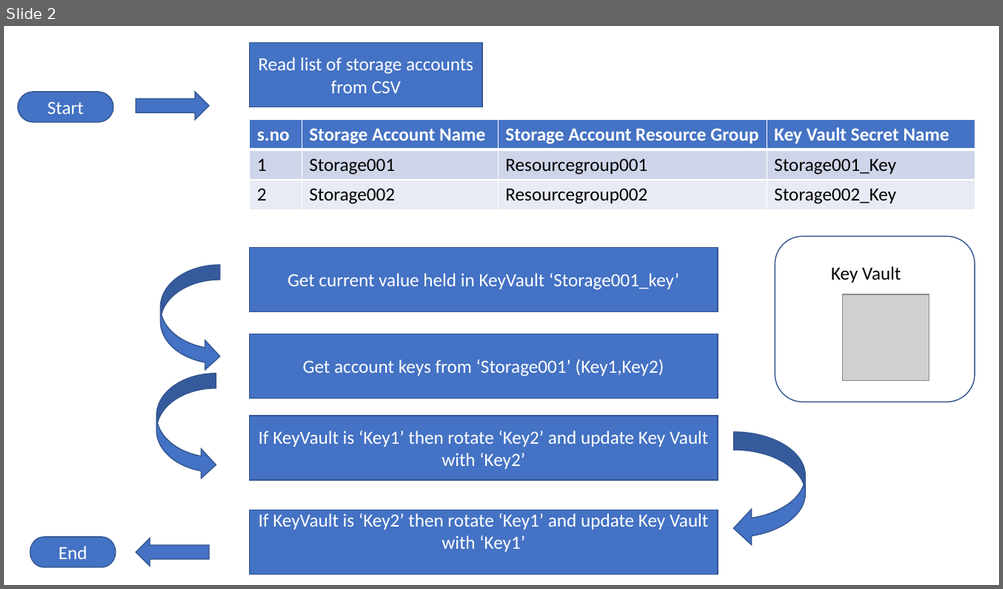
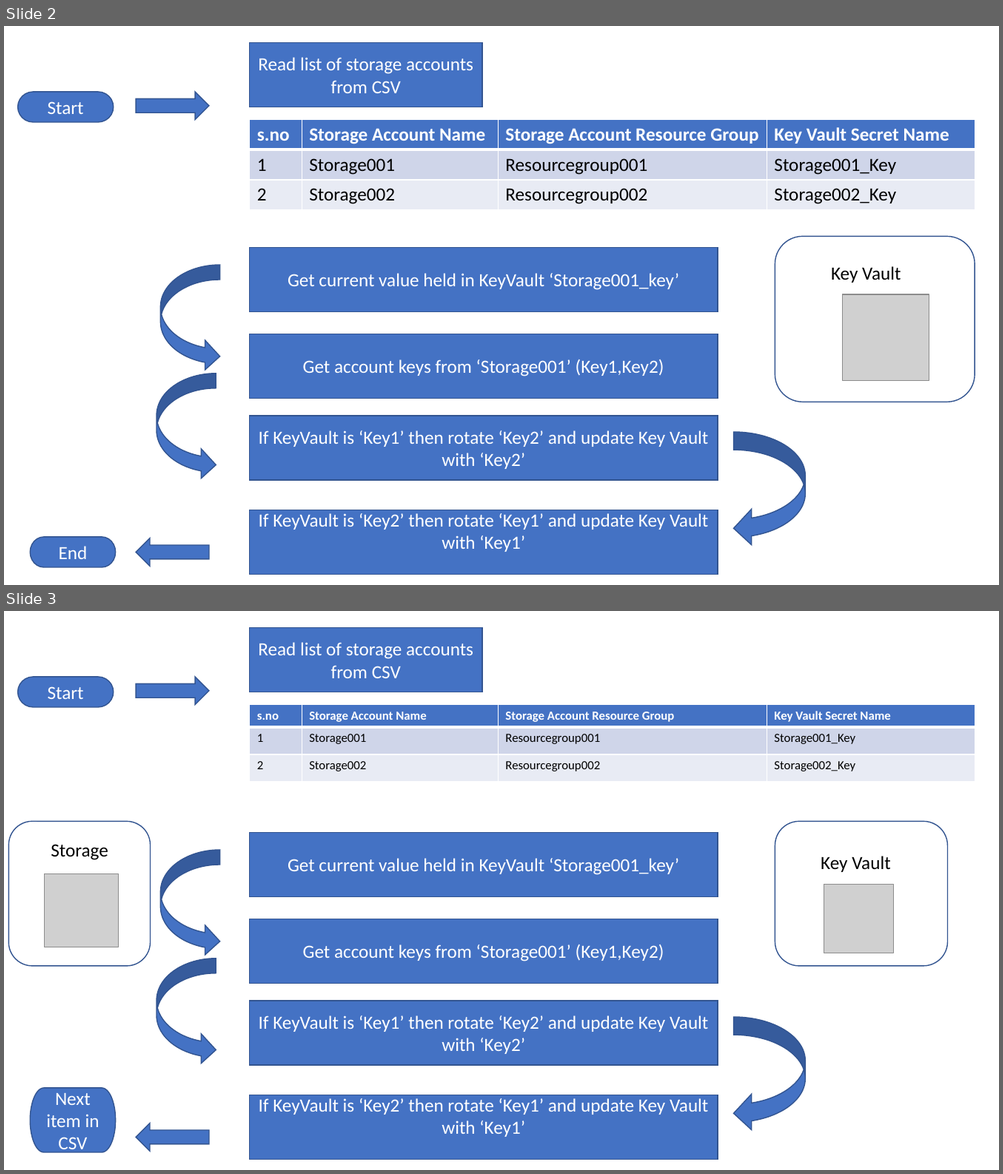
Before and after one commit to sdg002/AzureTrials, a slide deck: rotate-storage-account-keys/images/KeyRotation.pptx. Shown one above the other, each under a label of ours: slide 2 before the commit, slides 2 and 3 after it. The pictures are 1003x589 and 1003x1174 pixels, drawn with LibreOffice and Linux fonts; fonts in the diff are those of the drawing; grey boxes stand for pictures. Boxes give left, top, right and bottom in pixels: in the first picture for what was removed or moved away, otherwise in the second. Text is boxed around its words. In the diff, an @@ line names an element or a change of style, - is before the commit and + after.

```diff
--- a/rotate-storage-account-keys/images/KeyRotation.pptx
+++ b/rotate-storage-account-keys/images/KeyRotation.pptx
@@ slide 3 added at [4,611,999,1170], background #FFFFFF @@
@@ rectangle added at [250,627,482,692], fill #4472C4, outline #325491 1 pt, 18 pt, text #FFFFFF @@
+Read list of storage accounts from CSV
@@ pill shape added at [17,677,113,707], fill #4472C4, outline #325491 1 pt, 18 pt, text #FFFFFF @@
+Start
@@ right arrow added at [136,677,209,704], fill #4472C4, outline #325491 1 pt @@
@@ table added at [250,705,975,782], 3 rows, 4 columns @@
+s.no | Storage Account Name | Storage Account Resource Group | Key Vault Secret Name
+1 | Storage001 | Resourcegroup001 | Storage001_Key
+2 | Storage002 | Resourcegroup002 | Storage002_Key
@@ rounded rectangle added at [8,821,151,966], outline #325491 1 pt @@
@@ rectangle added at [250,832,717,897], fill #4472C4, outline #325491 1 pt, 18 pt, text #FFFFFF @@
+Get current value held in KeyVault ‘Storage001_key’
@@ rounded rectangle added at [775,821,947,966], outline #325491 1 pt @@
@@ text added at [51,844,108,860], 18 pt, text #000000 @@
+Storage
@@ curved right arrow added at [161,850,220,957], fill #4472C4, outline #325491 1 pt @@
@@ picture added at [44,874,118,948] @@
@@ text added at [820,856,890,872], 18 pt, text #000000 @@
+Key Vault
@@ picture added at [824,884,893,954] @@
@@ rectangle added at [250,919,717,983], fill #4472C4, outline #325491 1 pt, 18 pt, text #FFFFFF @@
+Get account keys from ‘Storage001’ (Key1,Key2)
@@ curved right arrow added at [156,959,216,1065], fill #4472C4, outline #325491 1 pt @@
@@ rectangle added at [250,1001,717,1065], fill #4472C4, outline #325491 1 pt, 18 pt, text #FFFFFF @@
+If KeyVault is ‘Key1’ then rotate ‘Key2’ and update Key Vault with ‘Key2’
@@ curved left arrow added at [734,1017,805,1132], fill #4472C4, outline #325491 1 pt @@
@@ pill shape added at [30,1088,116,1153], fill #4472C4, outline #325491 1 pt, 18 pt, text #FFFFFF @@
+Next item in CSV
@@ rectangle added at [250,1095,717,1159], fill #4472C4, outline #325491 1 pt, 18 pt, text #FFFFFF @@
+If KeyVault is ‘Key2’ then rotate ‘Key1’ and update Key Vault with ‘Key1’
@@ right arrow added at [136,1124,209,1151], fill #4472C4, outline #325491 1 pt @@
```
Also in this commit, not shown: 1 other file.
